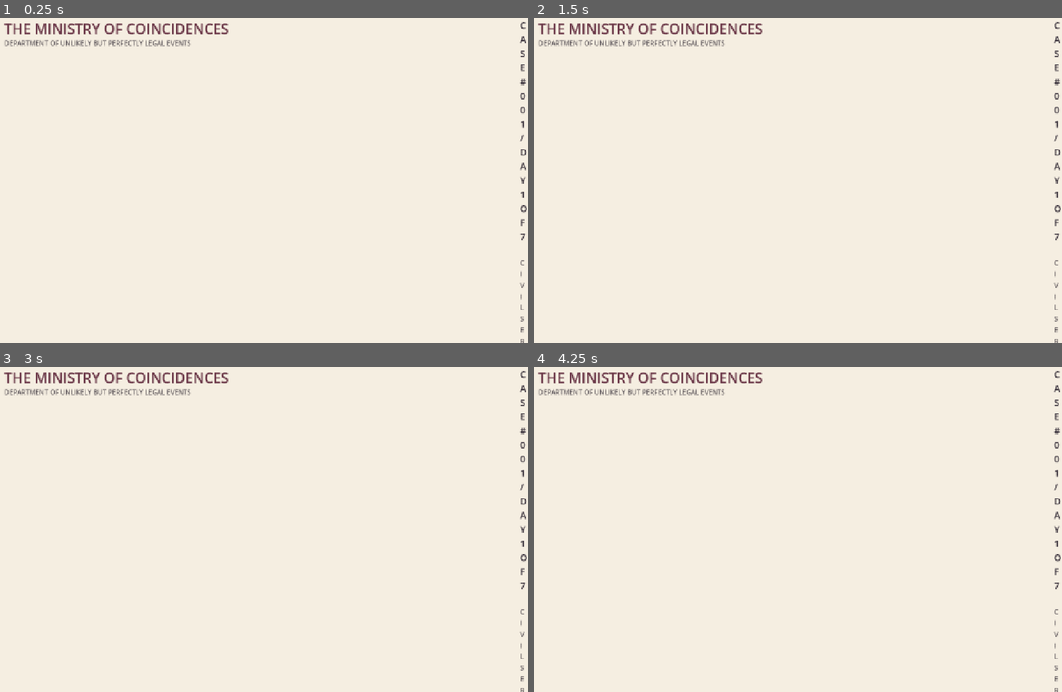
Above: before the commit, frames 1-4 (two rows, left to right).
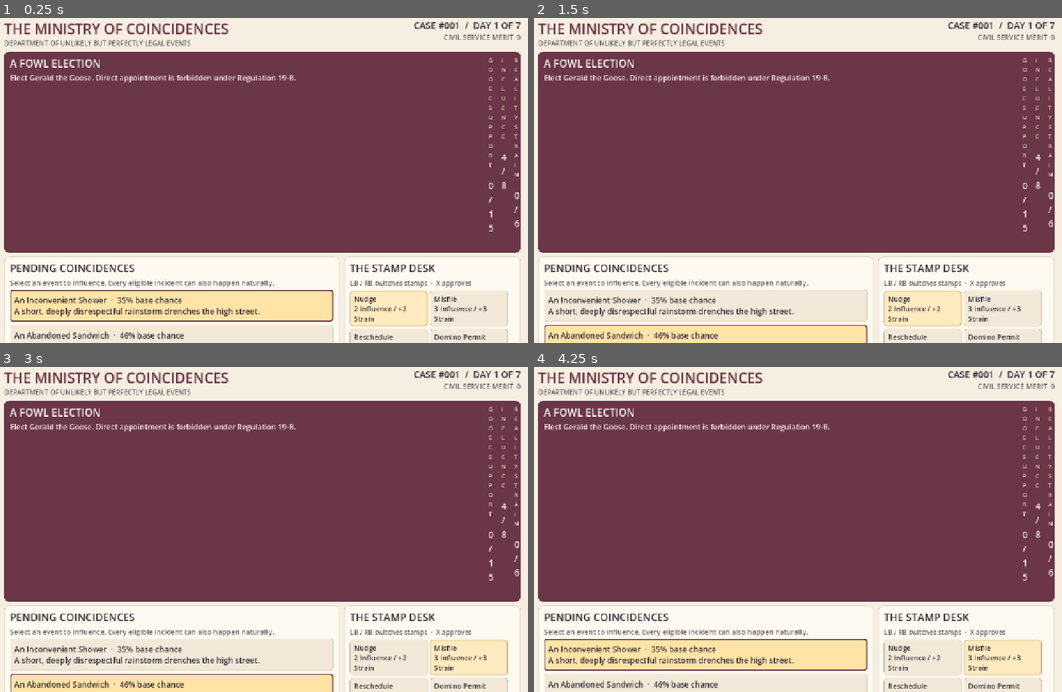
Above: after the commit, the same moments.

Repository: killjoy00/ministry
Game: Godot game, scene res://scenes/main.tscn
Same seed, same stepped clock (60 frames per second), same inputs: the game is played once before the commit and once after it.
Inputs (mouse positions are in pixels of both pictures, inside the frame that each line leads up to):
- Up to frame 1 (0.25 s): no input
- Up to frame 2 (1.5 s): click (708, 307) at 0.5 s, where only the run after the commit has a clickable "An Inconvenient Shower · 35% …"; click (708, 339) at 1.25 s, where only the run after the commit has a clickable "An Abandoned Sandwich · 46% b…"
- Up to frame 3 (3 s): click (390, 656) at 2 s, where only the run after the commit has a clickable "Nudge 2 Influence / +2 Strain"; click (469, 656) at 2.75 s, where only the run after the commit has a clickable "Misfile 3 Influence / +3 Stra…"
- Up to frame 4 (4.25 s): click (708, 656) at 3.5 s, where only the run after the commit has a clickable "An Inconvenient Shower · 35% …"

The runs differ from the first frame. In frame 1, 71% of the frame differs, in the area x 0-100%, y 1-100%; in frame 2, 69%; in frame 3, 69%; in frame 4, 71%.

Commit message:
Fix header overflow at Steam Deck resolution

Diff:
--- a/scripts/main.gd
+++ b/scripts/main.gd
@@ -155,10 +155,20 @@
 	left.add_child(_label("THE MINISTRY OF COINCIDENCES", 34, BURGUNDY, true))
 	left.add_child(_label("DEPARTMENT OF UNLIKELY BUT PERFECTLY LEGAL EVENTS", 16, MUTED))
 	var right := VBoxContainer.new()
+	# Reserve width before the HBox minimum-size pass so the status labels
+	# cannot wrap into a vertical strip and push gameplay below the viewport.
+	right.custom_minimum_size.x = 345
+	right.size_flags_horizontal = Control.SIZE_SHRINK_END
 	right.add_theme_constant_override("separation", 1)
 	top.add_child(right)
-	right.add_child(_label("CASE #001  /  DAY %d OF %d" % [sim.day, sim.case_info["deadline"]], 22, INK, true))
-	right.add_child(_label("CIVIL SERVICE MERIT  %d" % sim.profile["merit"], 17, MUTED))
+	var case_number := _label("CASE #001  /  DAY %d OF %d" % [sim.day, sim.case_info["deadline"]], 22, INK, true)
+	case_number.autowrap_mode = TextServer.AUTOWRAP_OFF
+	case_number.horizontal_alignment = HORIZONTAL_ALIGNMENT_RIGHT
+	right.add_child(case_number)
+	var merit_number := _label("CIVIL SERVICE MERIT  %d" % sim.profile["merit"], 17, MUTED)
+	merit_number.autowrap_mode = TextServer.AUTOWRAP_OFF
+	merit_number.horizontal_alignment = HORIZONTAL_ALIGNMENT_RIGHT
+	right.add_child(merit_number)
 
 func _active_screen() -> void:
 	var summary := _card(BURGUNDY)
